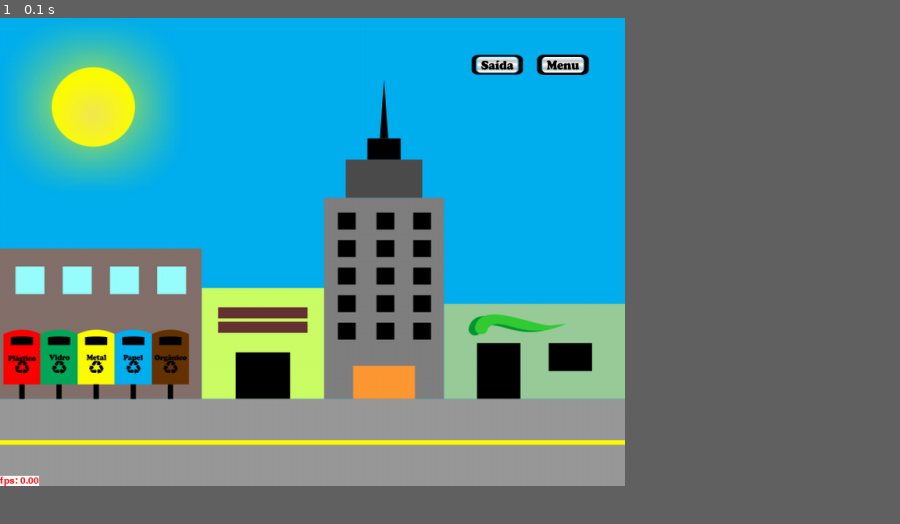
Above: before the commit, frame 1.
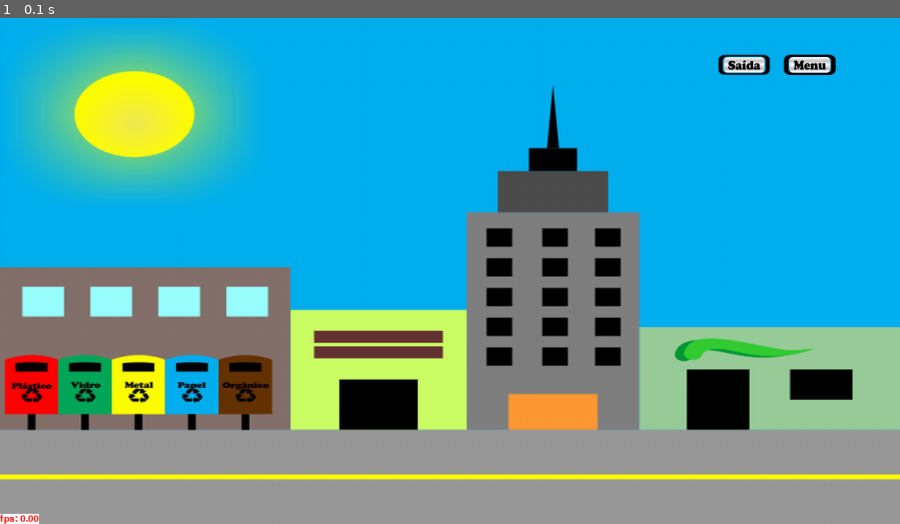
Above: after the commit, the same moment.

Repository: sebastiaoLa/pygame-coleta-seletiva
Game: pygame game, started from joguinho.py
Same seed, same stepped clock (60 frames per second), same inputs: the game is played once before the commit and once after it.
Inputs:
- Up to frame 1 (0.1 s): no input
In our replay, the window is 625x468 before the commit and 900x506 after it. These sizes can differ from the game's own. Grey fills any space a smaller window leaves; there, only what the larger window draws over its background counts as a difference.

The runs differ from the first frame. In frame 1, 51% of the frame differs, in the area x 0-100%, y 3-100%.

Commit message:
code cleaning with pylint

Diff:
--- a/constants.py
+++ b/constants.py
@@ -1,15 +1,15 @@
 import pygame
 
-#consts :
+# consts :
 #	COLORS
-RED = (255,000,000)
-GREEN = (000,255,000)
-BLUE = (000,000,255)
-WHITE = (255,255,255)
-BLACK = (000,000,000)
-BROWN = (139,69,19)
-YELLOW = (255,255,0)
-PINK = (248,24,148)
+RED = (255, 000, 000)
+GREEN = (000, 255, 000)
+BLUE = (000, 000, 255)
+WHITE = (255, 255, 255)
+BLACK = (000, 000, 000)
+BROWN = (139, 69, 19)
+YELLOW = (255, 255, 0)
+PINK = (248, 24, 148)
 
 # 	TYPES
 ORGANICO = 0
@@ -19,13 +19,13 @@
 VIDRO = 4
 # SCREEN SIZE
 
-# pygame.display.init()
-# screen = pygame.display.Info()
-# WIDTH = int(screen.current_w*0.9)
-# HEIGHT = int(screen.current_h*0.9)
+pygame.display.init()
+SCREEN = pygame.display.Info()
+WIDTH = int(SCREEN.current_w*0.9)
+HEIGHT = int(SCREEN.current_h*0.9)
 
 
-WIDTH = 800
-HEIGHT = 600
+# WIDTH = 800
+# HEIGHT = 600
 
-FPS = 30
+FPS = 60
